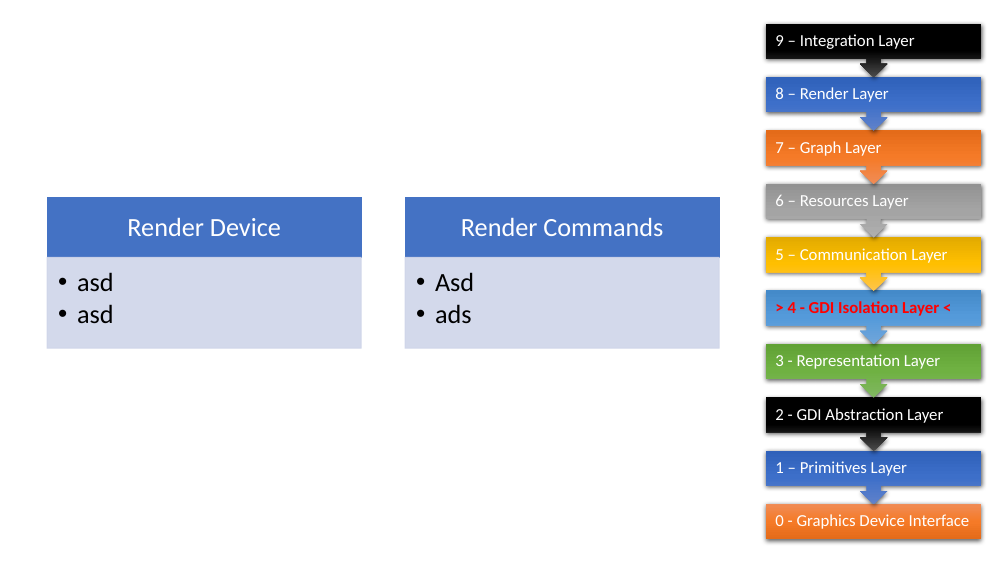
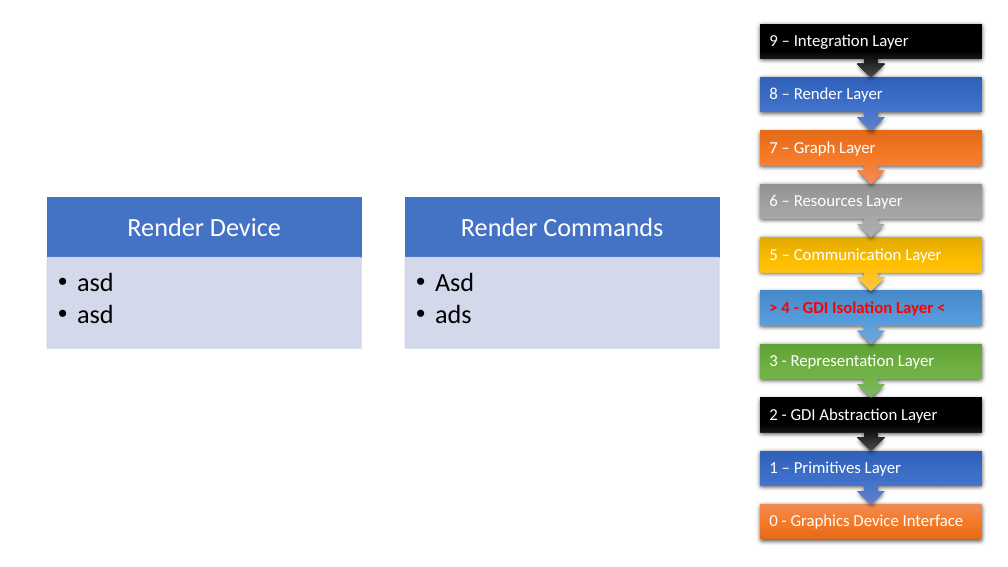
Before and after one commit to pawel-kaleta/FoolsEngine, a slide deck: slide 6 of Documentation/Rendering Architecture.pptx (slide 5 before the commit). Drawn at 1008x567 pixels with LibreOffice and Linux fonts; fonts in the diff are those of the drawing. Boxes give left, top, right and bottom in pixels: in the first picture for what was removed or moved away, otherwise in the second. Text is boxed around its words. In the diff, an @@ line names an element or a change of style, - is before the commit and + after.

```diff
--- a/Documentation/Rendering Architecture.pptx
+++ b/Documentation/Rendering Architecture.pptx
@@ text "9 – Integration Layer": place and size @@
-text "9 – Integration Layer" at bbox=[775, 34, 914, 49]
+text "9 – Integration Layer" at bbox=[769, 34, 908, 49]
@@ up arrow callout: place and size @@
-up arrow callout at bbox=[766, 23, 982, 77]
+up arrow callout at bbox=[760, 23, 982, 77]
@@ text "8 – Render Layer": place and size @@
-text "8 – Render Layer" at bbox=[775, 87, 888, 102]
+text "8 – Render Layer" at bbox=[769, 87, 882, 102]
@@ up arrow callout: place and size @@
-up arrow callout at bbox=[766, 77, 982, 131]
+up arrow callout at bbox=[760, 77, 982, 131]
@@ text "7 – Graph Layer": place and size @@
-text "7 – Graph Layer" at bbox=[775, 141, 881, 156]
+text "7 – Graph Layer" at bbox=[769, 141, 875, 156]
@@ up arrow callout: place and size @@
-up arrow callout at bbox=[766, 130, 982, 184]
+up arrow callout at bbox=[760, 130, 982, 184]
@@ text "6 – Resources Layer": place and size @@
-text "6 – Resources Layer" at bbox=[775, 195, 908, 209]
+text "6 – Resources Layer" at bbox=[769, 195, 902, 209]
@@ up arrow callout: place and size @@
-up arrow callout at bbox=[766, 184, 982, 237]
+up arrow callout at bbox=[760, 184, 982, 237]
@@ text "5 – Communication Layer": place and size @@
-text "5 – Communication Layer" at bbox=[775, 248, 947, 263]
+text "5 – Communication Layer" at bbox=[769, 248, 941, 263]
@@ up arrow callout: place and size @@
-up arrow callout at bbox=[766, 237, 982, 291]
+up arrow callout at bbox=[760, 237, 982, 291]
@@ text "> 4 - GDI Isolation ...": place and size @@
-text "> 4 - GDI Isolation ..." at bbox=[788, 301, 939, 316]
+text "> 4 - GDI Isolation ..." at bbox=[781, 301, 933, 316]
@@ up arrow callout: place and size @@
-up arrow callout at bbox=[766, 290, 982, 344]
+up arrow callout at bbox=[760, 290, 982, 344]
@@ text "3 - Representation Layer": place and size @@
-text "3 - Representation Layer" at bbox=[775, 354, 940, 369]
+text "3 - Representation Layer" at bbox=[769, 354, 934, 369]
@@ up arrow callout: place and size @@
-up arrow callout at bbox=[766, 344, 982, 398]
+up arrow callout at bbox=[760, 344, 982, 398]
@@ text "2 - GDI Abstraction Layer": place and size @@
-text "2 - GDI Abstraction Layer" at bbox=[775, 408, 943, 423]
+text "2 - GDI Abstraction Layer" at bbox=[769, 408, 937, 423]
@@ up arrow callout: place and size @@
-up arrow callout at bbox=[766, 397, 982, 451]
+up arrow callout at bbox=[760, 397, 982, 451]
@@ text "1 – Primitives Layer": place and size @@
-text "1 – Primitives Layer" at bbox=[775, 461, 907, 476]
+text "1 – Primitives Layer" at bbox=[769, 461, 901, 476]
@@ up arrow callout: place and size @@
-up arrow callout at bbox=[766, 451, 982, 504]
+up arrow callout at bbox=[760, 451, 982, 504]
@@ text "0 - Graphics Device Interface": place and size @@
-text "0 - Graphics Device Interface" at bbox=[775, 514, 970, 529]
+text "0 - Graphics Device Interface" at bbox=[769, 514, 964, 529]
@@ rectangle: place and size @@
-rectangle at bbox=[766, 504, 982, 539]
+rectangle at bbox=[760, 504, 982, 539]
```
Also in this commit, not shown: 8 other slides changed, 7 other files.
